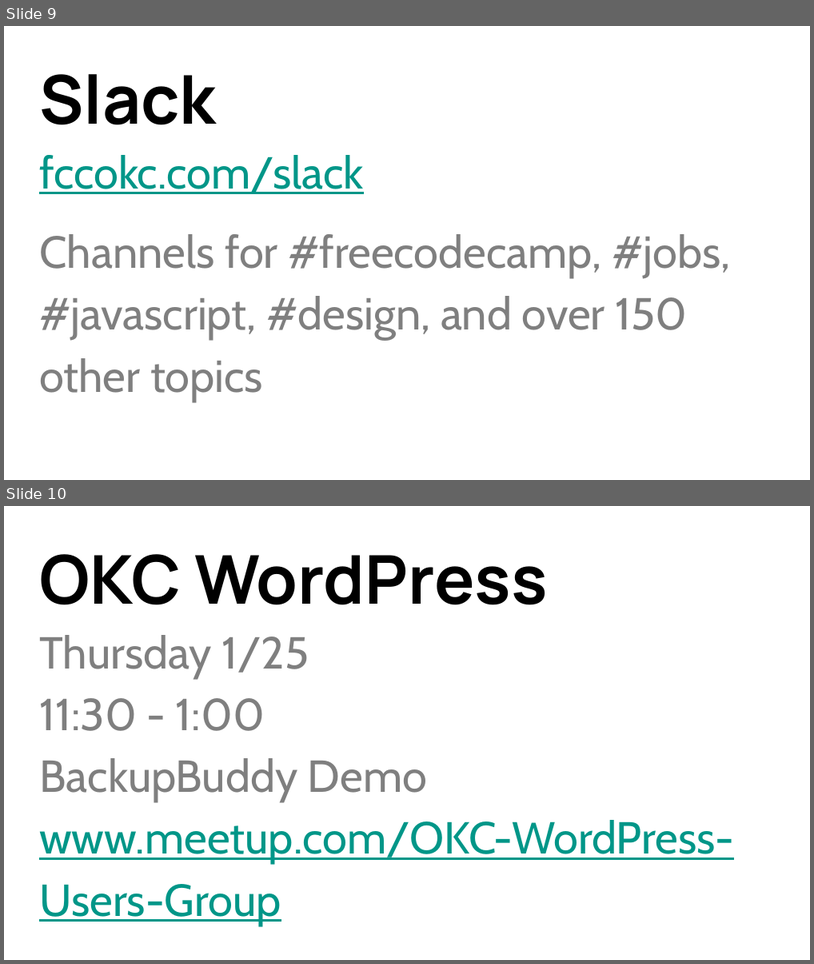
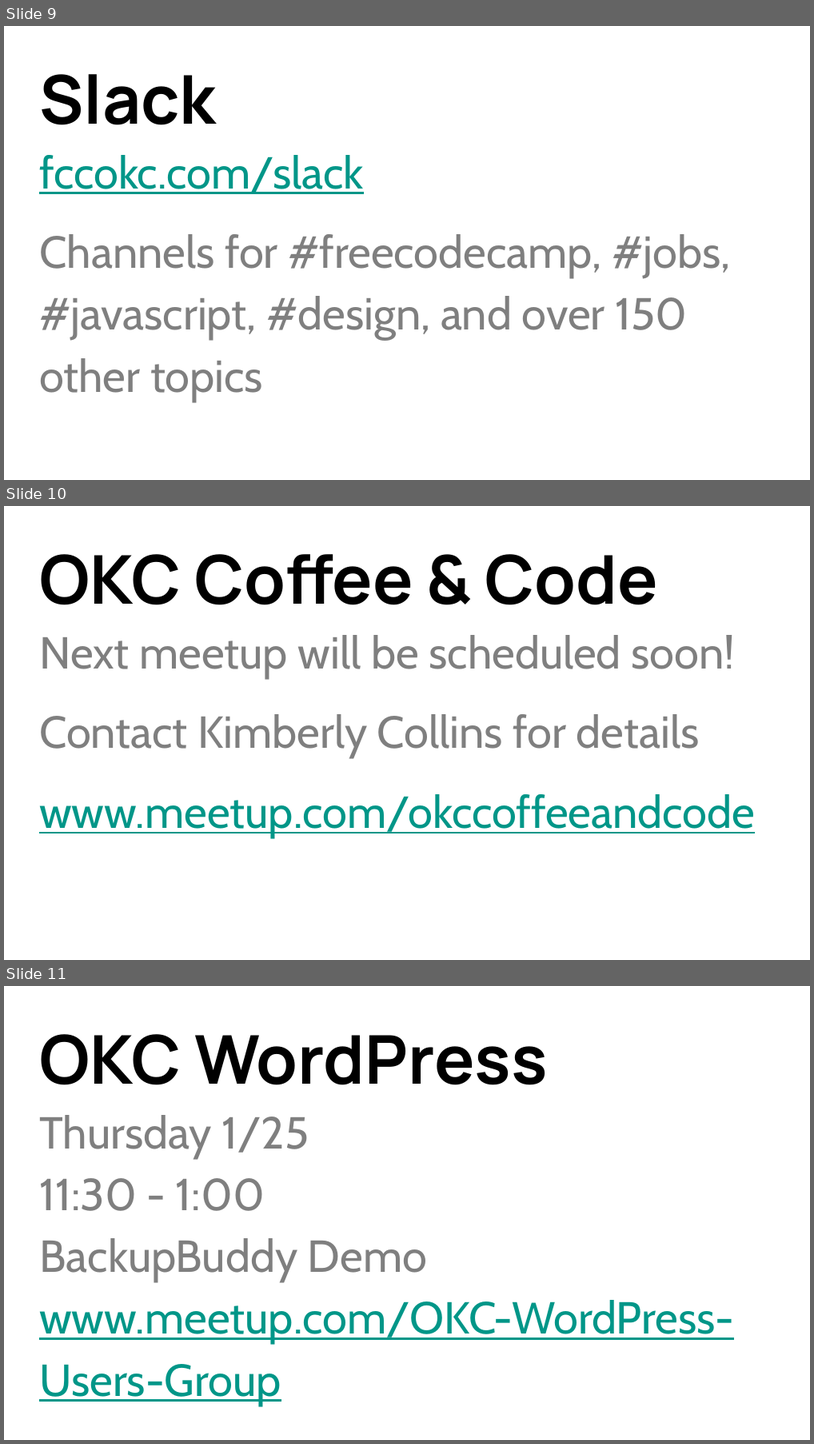
Before and after one commit to kacollins/slideshows, a slide deck: 2018-01-21 FreeCodeCamp OKC.pptx. Shown one above the other, each under a label of ours: slides 9 and 10 before the commit, slides 9, 10 and 11 after it. The pictures are 814x964 and 814x1444 pixels, drawn with LibreOffice and Linux fonts; fonts in the diff are those of the drawing. Boxes give left, top, right and bottom in pixels: in the first picture for what was removed or moved away, otherwise in the second. Text is boxed around its words. In the diff, an @@ line names an element or a change of style, - is before the commit and + after.

```diff
--- a/2018-01-21 FreeCodeCamp OKC.pptx
+++ b/2018-01-21 FreeCodeCamp OKC.pptx
@@ slide 10 added at [4, 506, 810, 960], background #FFFFFF @@
@@ title added at [39, 554, 658, 605], 60 pt, text #000000, bold @@
+OKC Coffee & Code
@@ text added at [39, 635, 755, 837], 40 pt, text #7F7F7F @@
+Next meetup will be scheduled soon!
+Contact Kimberly Collins for details
+www.meetup.com/okccoffeeandcode
@@ what was slide 10 is now slide 11 @@
```
Also in this commit, not shown: 1 slide changed.
